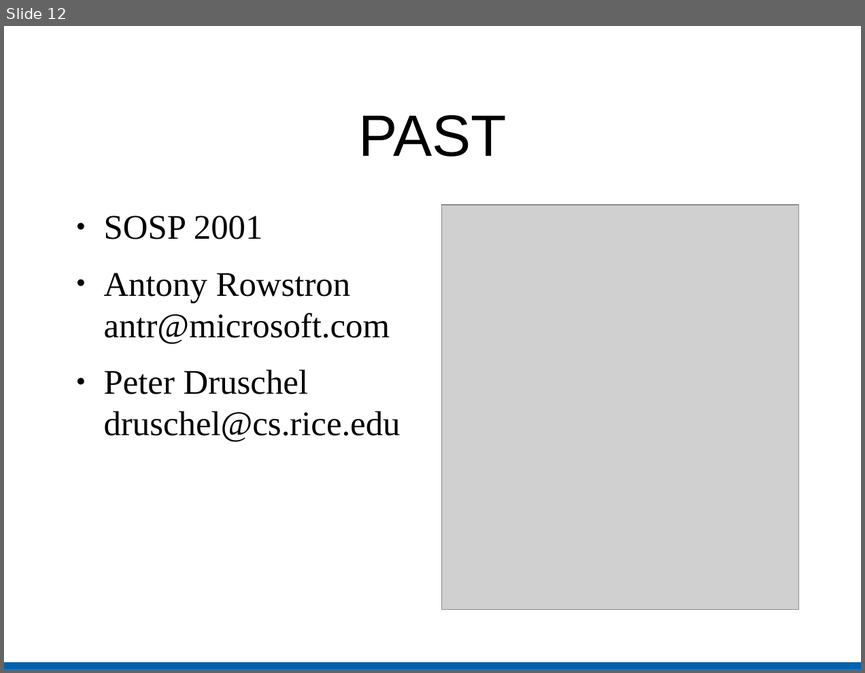
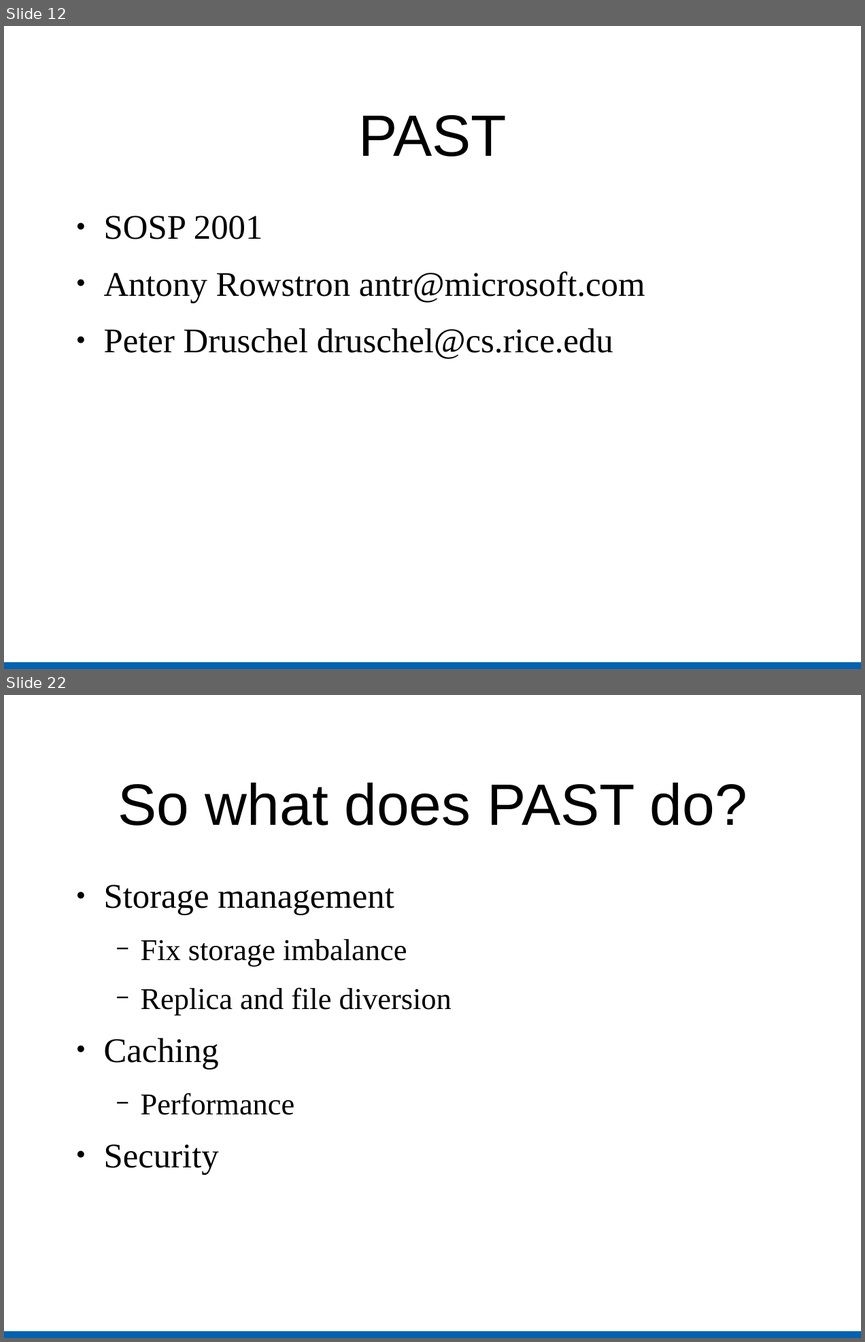
Before and after one commit to cs525-koala/documents, a slide deck: p2p/usenet_and_past.odp. Shown one above the other, each under a label of ours: slide 12 before the commit, slides 12 and 22 after it; the slides between them are not shown. The pictures are 865x673 and 865x1342 pixels, drawn with LibreOffice and Linux fonts; fonts in the diff are those of the drawing; grey boxes stand for pictures. Boxes give left, top, right and bottom in pixels: in the first picture for what was removed or moved away, otherwise in the second. Text is boxed around its words. In the diff, an @@ line names an element or a change of style, - is before the commit and + after.

Commit message:
p2p: first draft of PAST slides, going back to usenet...

```diff
--- a/p2p/usenet_and_past.odp
+++ b/p2p/usenet_and_past.odp
@@ slide 22 added at <box>4,695,861,1338</box>, background #FFFFFF; not listed: 1 template element that a slide beside it also shows @@
@@ title added at <box>118,783,747,826</box>, 54 pt, text #000000 @@
+So what does PAST do?
@@ text added at <box>104,885,451,1174</box>, 28 pt, text #000000 @@
+● Storage management
+  − Fix storage imbalance
+  − Replica and file diversion
+● Caching
+  − Performance
+● Security
@@ slide 12 changed as well @@
@@ text "SOSP 2001" rewrapped from <box>104,216,400,442</box> to <box>104,216,645,359</box> @@
@@ picture removed at <box>442,205,799,610</box> @@
```
Also in this commit, not shown: 9 other slides changed, 22 other slides added, 2 slides removed.
